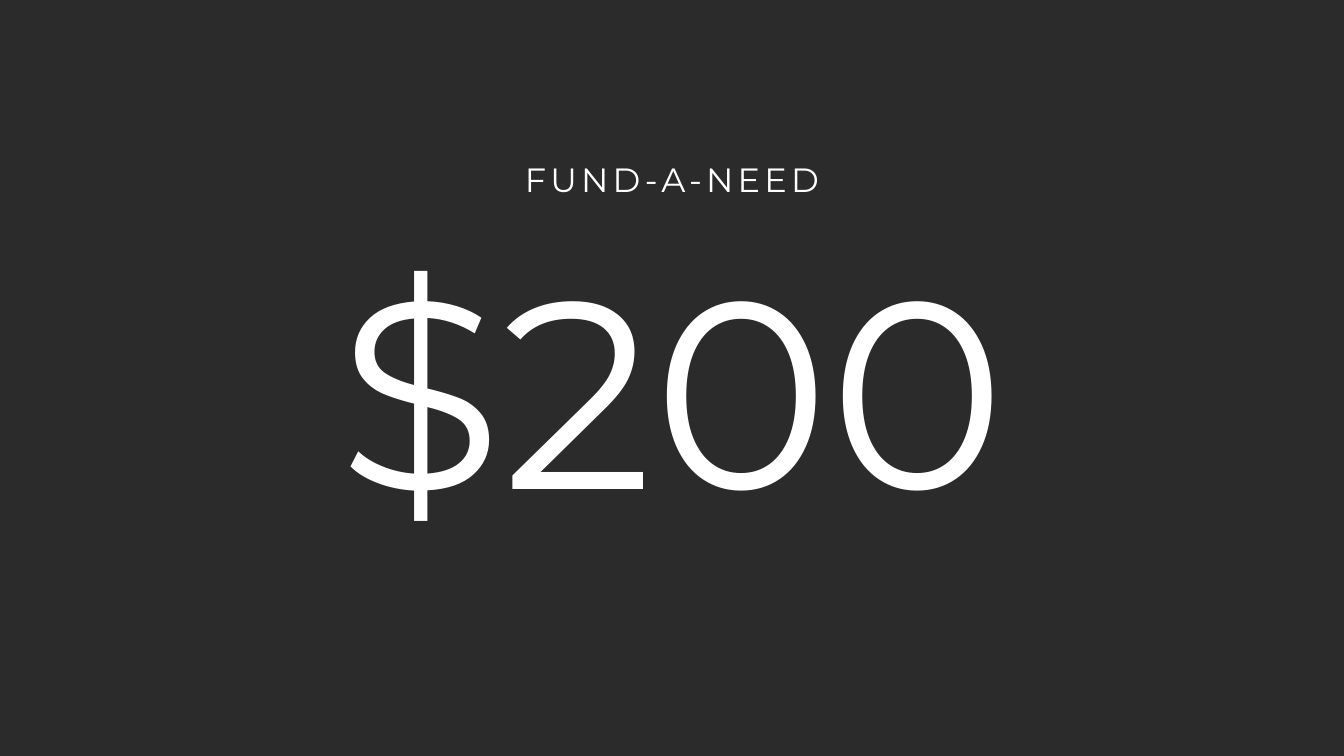
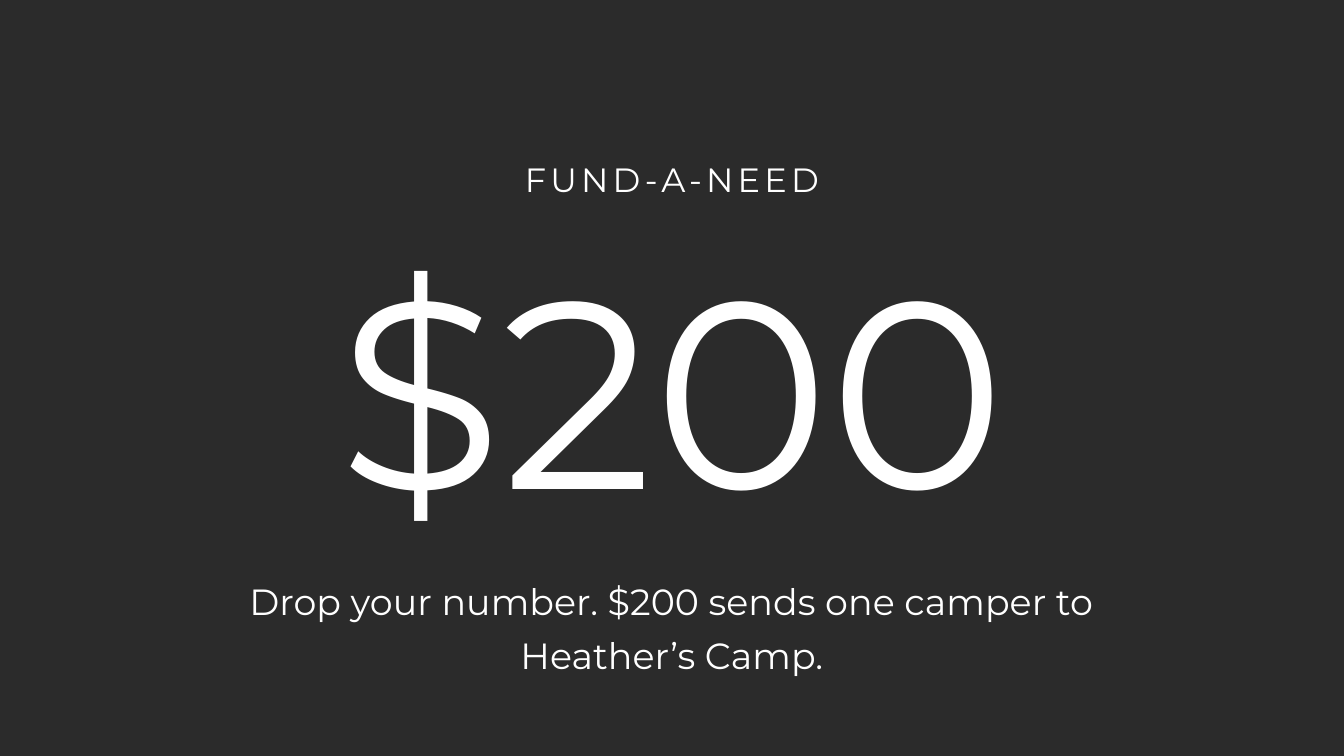
Before and after one commit to LauraRestum/gala_asset_dashboard, a slide deck: slide 30 of assets/2026-gala-program-presentation.pptx (slide 25 before the commit). Drawn at 1344x756 pixels with LibreOffice and Linux fonts; fonts in the diff are those of the drawing; background and template pictures are left out; a plain dark background stands for a picture behind light text. Boxes give left, top, right and bottom in pixels: in the first picture for what was removed or moved away, otherwise in the second. Text is boxed around its words. In the diff, an @@ line names an element or a change of style, - is before the commit and + after.

```diff
--- a/assets/2026-gala-program-presentation.pptx
+++ b/assets/2026-gala-program-presentation.pptx
@@ text added at [249,585,1093,676], 26 pt, text #FFFFFF @@
+Drop your number. $200 sends one camper to Heather’s Camp.
```
Also in this commit, not shown: 5 other slides changed, 5 slides added, 2 slides removed, 34 other files.
